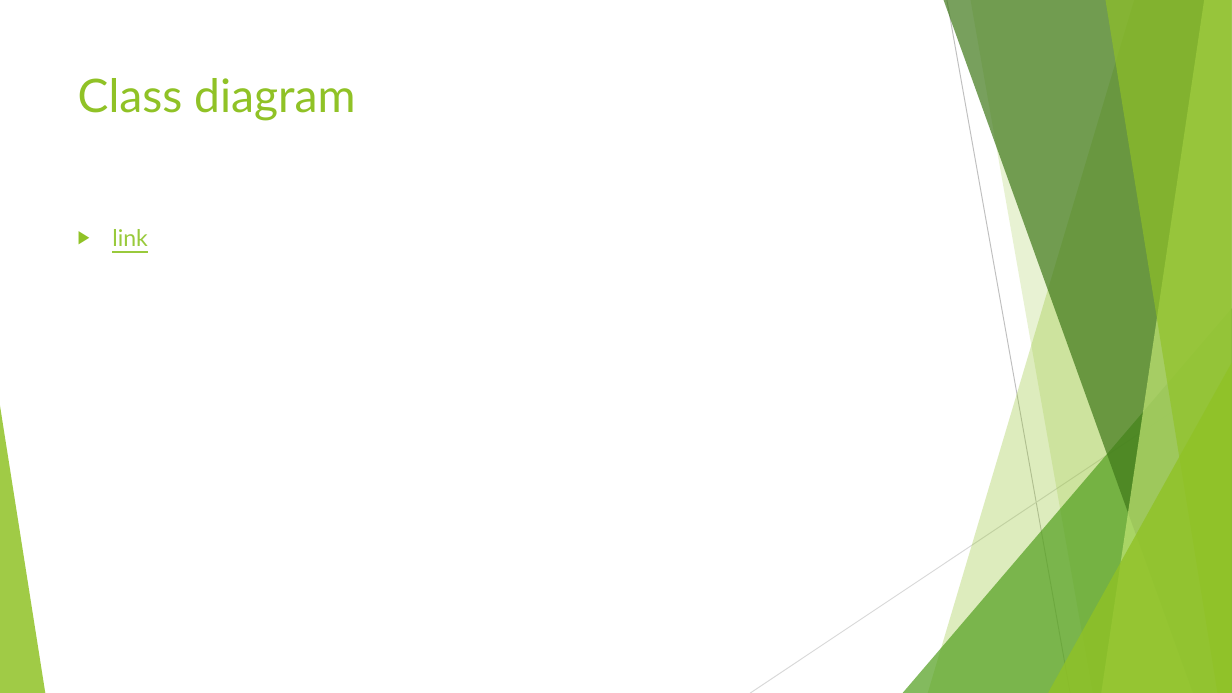
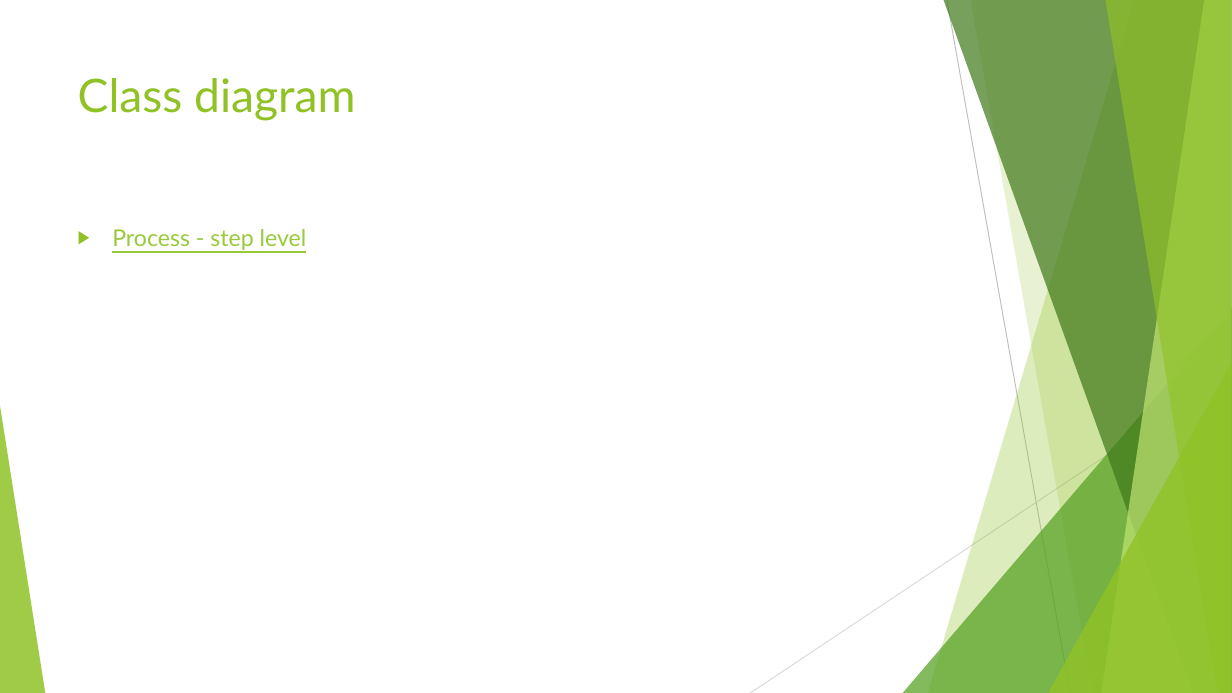
Before and after one commit to 4IT531/pet_food_manufacturing_company, a slide deck: slide 7 of presentation/16.11_presentation.pptx (slide 8 before the commit). Drawn at 1232x693 pixels with LibreOffice and Linux fonts; fonts in the diff are those of the drawing. Boxes give left, top, right and bottom in pixels: in the first picture for what was removed or moved away, otherwise in the second. Text is boxed around its words. In the diff, an @@ line names an element or a change of style, - is before the commit and + after.

```diff
--- a/presentation/16.11_presentation.pptx
+++ b/presentation/16.11_presentation.pptx
@@ text at [112, 229, 307, 250]: text changed @@
-▶ link
+▶ Process - step level
```
Also in this commit, not shown: 4 other slides changed, 4 slides added, 1 slide removed, 43 other files.
